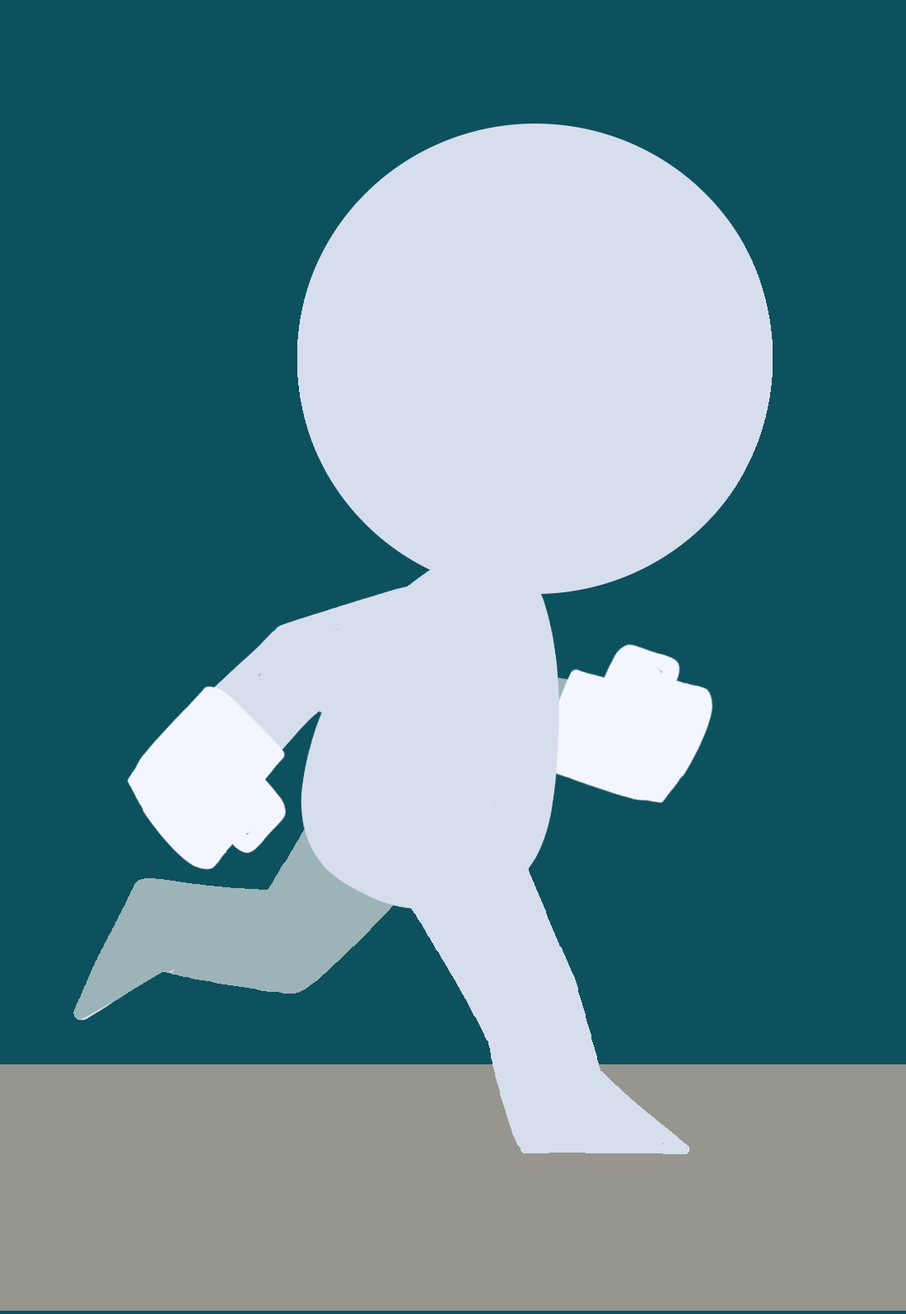
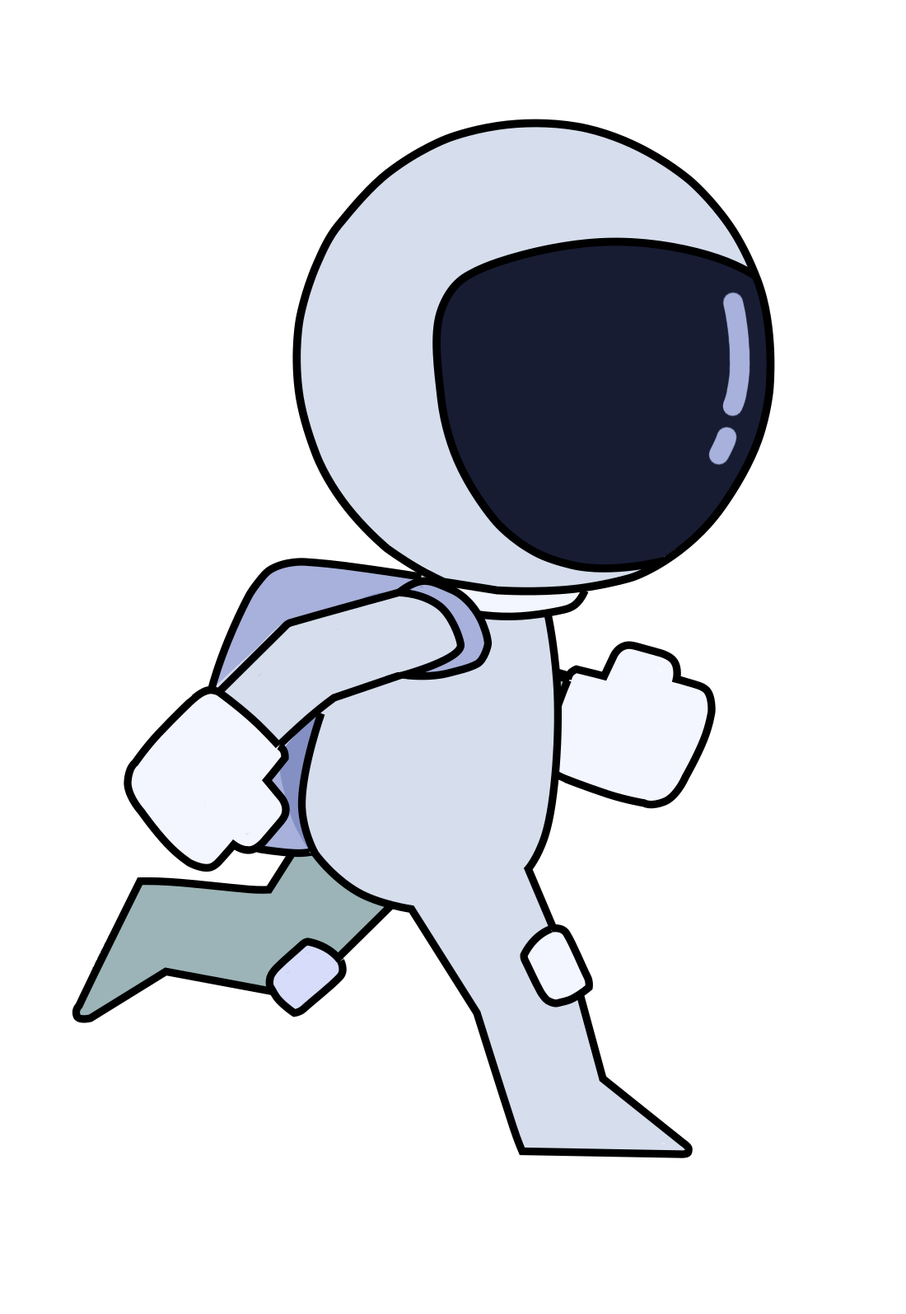
Two versions of the same layered image (906 x 1314). Layer-by-layer changes:
added group "Groupe de calques" with 12 layers above "Copie de Corps" over (x1=71, y1=118, x2=776, y2=1159)
added layer "Calque #16" in group "Groupe de calques" over (x1=71, y1=828, x2=399, y2=1024)
added layer "Calque #15" in group "Groupe de calques" over (x1=468, y1=589, x2=590, y2=621)
added layer "Calque #14" in group "Groupe de calques" over (x1=215, y1=583, x2=425, y2=748)
added layer "Calque #11" in group "Groupe de calques" over (x1=310, y1=613, x2=694, y2=1159)
added layer "Calque #10" in group "Groupe de calques" over (x1=385, y1=576, x2=493, y2=681)
added layer "Calque #9" in group "Groupe de calques" over (x1=204, y1=557, x2=423, y2=858)
added layer "Calque #8" in group "Groupe de calques" over (x1=519, y1=924, x2=594, y2=1008)
added layer "Calque #7" in group "Groupe de calques" over (x1=265, y1=937, x2=347, y2=1018)
added layer "Calque #6" in group "Groupe de calques" over (x1=551, y1=641, x2=717, y2=810)
added layer "Calque #3" in group "Groupe de calques" over (x1=123, y1=686, x2=291, y2=873)
added layer "Copie de calque" in group "Groupe de calques" over (x1=292, y1=118, x2=776, y2=596)
added layer "Calque #19" in group "Copie de Corps" over (x1=398, y1=580, x2=489, y2=677)
moved "Calque #5" into group "Copie de Corps", painted on it over (x1=0, y1=584, x2=906, y2=1312)
added layer "calque #2" in group "Copie de Corps" over (x1=708, y1=291, x2=751, y2=466)
added layer "Copie de Copie de Transformation" in group "Copie de Corps" over (x1=436, y1=239, x2=773, y2=567)
added layer "Calque #18" in group "Copie de Corps" over (x1=201, y1=561, x2=422, y2=854)
hid "Arrière-plan", moved it into group "Copie de Corps" over (x1=0, y1=0, x2=906, y2=1314)
